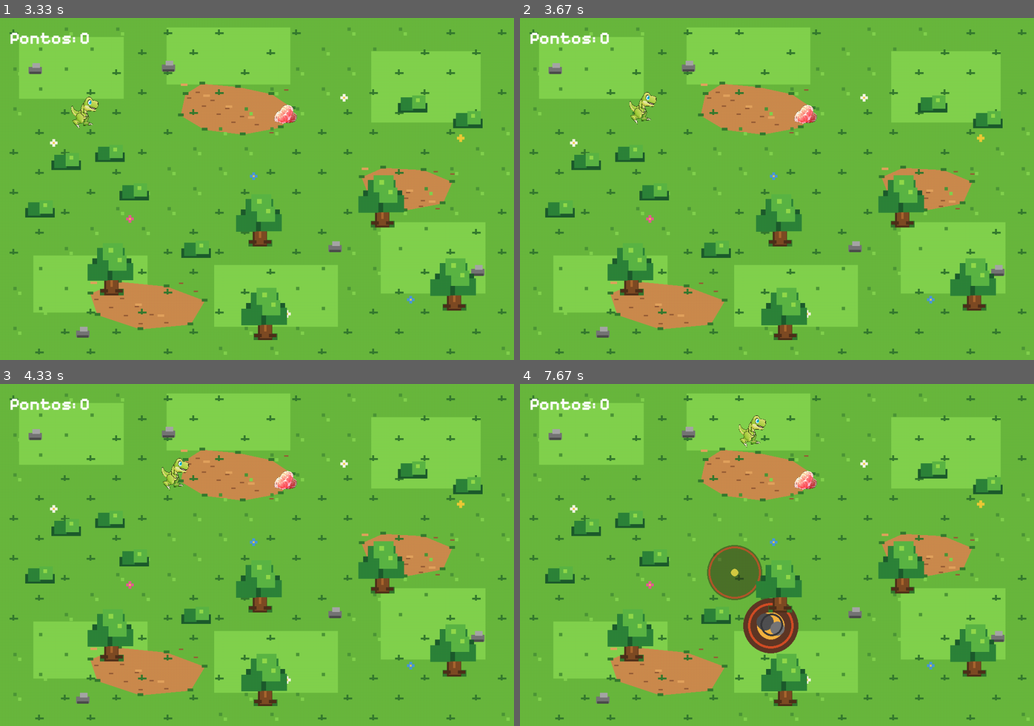
Above: before the commit, frames 1-4 (two rows, left to right).
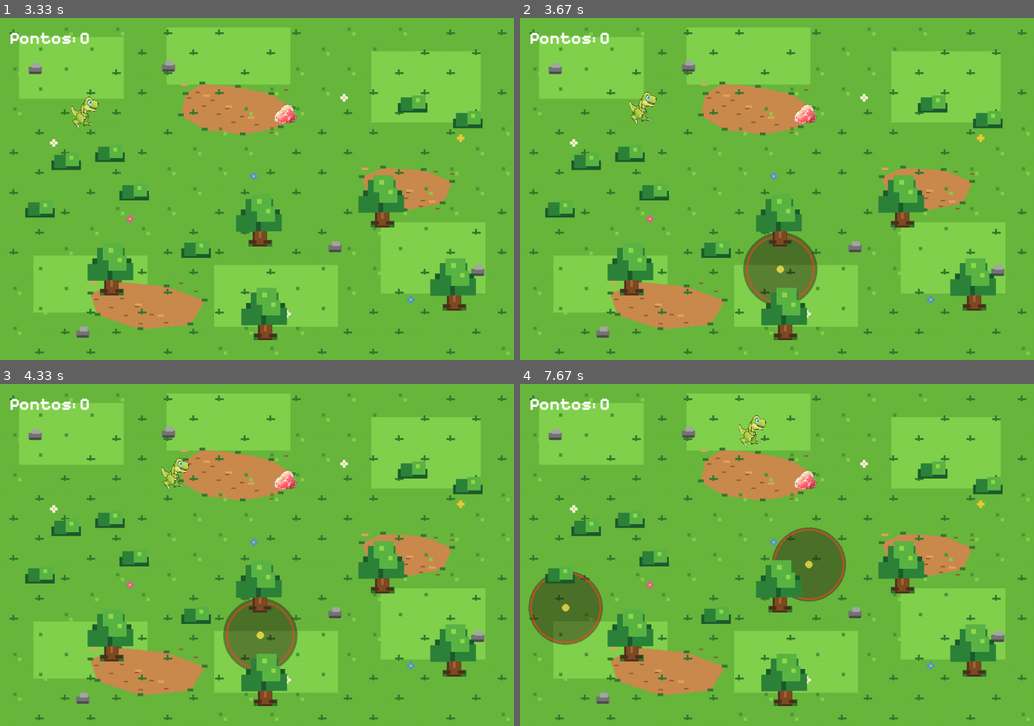
Above: after the commit, the same moments.

Repository: defreitassl/Trabalho_Pygame
Game: pygame game, started from main.py
Two runs of this game, one before a commit and one after it. Both use one fixed random seed, a clock stepped at 60 frames per second and the inputs below.
Inputs (mouse positions are in pixels of both pictures, inside the frame that each line leads up to):
- Up to frame 1 (3.33 s): click (257, 236) at 0.38 s; click (257, 305) at 0.72 s; click (257, 175) at 1.05 s; click (257, 175) at 1.38 s; hold A 1.67-2.2 s; move the mouse to (169, 267) at 1.7 s; hold S 2.23-2.53 s; hold A 2.57-2.97 s; hold W from 3 s (still down)
- Up to frame 2 (3.67 s): release W at 3.37 s; hold D from 3.4 s (still down)
- Up to frame 3 (4.33 s): release D at 4.03 s
- Up to frame 4 (7.67 s): move the mouse to (910, 428) at 4.97 s; click (910, 428) at 5.02 s; hold D 5.3-5.77 s; hold W 5.8-6.1 s; hold D 6.13-6.6 s; hold A 6.63-7.17 s

Frame 1 is identical in both runs. In frame 2, 2.1% of the frame differs, in the area x 43-58%, y 62-84%; in frame 3, 2.1%; in frame 4, 6.9%, in the area x 1-64%, y 42-79%.

Commit message:
Ajusta dificuldade progressiva dos meteoros

Diff:
--- a/src/jogo.py
+++ b/src/jogo.py
@@ -32,11 +32,15 @@
 FLOR_ROSA = (226, 93, 146)
 FLOR_AZUL = (74, 151, 219)
 
-METEORO_RAIO_DANO = 58
-METEORO_ALERTA_MS = 2200
+METEORO_RAIO_DANO = 78
+METEORO_ALERTA_MS = 1900
 METEORO_IMPACTO_MS = 450
-METEORO_INTERVALO_MIN_MS = 1600
-METEORO_INTERVALO_MAX_MS = 4200
+METEORO_INTERVALO_MIN_MS = 900
+METEORO_INTERVALO_MAX_MS = 2600
+METEORO_NIVEL_DIFICULDADE_MS = 15000
+METEORO_ALERTA_MIN_MS = 850
+METEORO_INTERVALO_MINIMO_MS = 350
+METEORO_INTERVALO_MAXIMO_MINIMO_MS = 950
 PONTOS_POR_SEGUNDO = 2
 
 
@@ -396,18 +400,43 @@
         dino_rect.bottom = ALTURA_TELA
 
 
-def sortear_proximo_meteoro(agora):
+def calcular_dificuldade_meteoros(tempo_decorrido_ms):
+    """Aumenta a dificuldade reduzindo intervalo e aviso com o tempo."""
+    nivel = tempo_decorrido_ms // METEORO_NIVEL_DIFICULDADE_MS
+
+    intervalo_min = max(
+        METEORO_INTERVALO_MINIMO_MS,
+        METEORO_INTERVALO_MIN_MS - nivel * 90,
+    )
+    intervalo_max = max(
+        METEORO_INTERVALO_MAXIMO_MINIMO_MS,
+        METEORO_INTERVALO_MAX_MS - nivel * 180,
+    )
+    tempo_alerta = max(
+        METEORO_ALERTA_MIN_MS,
+        METEORO_ALERTA_MS - nivel * 120,
+    )
+
+    return intervalo_min, intervalo_max, tempo_alerta
+
+
+def sortear_proximo_meteoro(agora, tempo_decorrido_ms):
     """Retorna o instante em que o proximo meteoro deve surgir."""
+    intervalo_min, intervalo_max, _ = calcular_dificuldade_meteoros(
+        tempo_decorrido_ms,
+    )
     intervalo = random.randint(
-        METEORO_INTERVALO_MIN_MS,
-        METEORO_INTERVALO_MAX_MS,
+        intervalo_min,
+        intervalo_max,
     )
 
     return agora + intervalo
 
 
-def criar_meteoro(agora):
+def criar_meteoro(agora, tempo_decorrido_ms):
     """Cria um meteoro com aviso antes do impacto."""
+    _, _, tempo_alerta = calcular_dificuldade_meteoros(tempo_decorrido_ms)
+
     return {
         "centro": (
             random.randint(METEORO_RAIO_DANO, LARGURA_TELA - METEORO_RAIO_DANO),
@@ -415,8 +444,8 @@
         ),
         "raio": METEORO_RAIO_DANO,
         "criado_em": agora,
-        "impacto_em": agora + METEORO_ALERTA_MS,
-        "finaliza_em": agora + METEORO_ALERTA_MS + METEORO_IMPACTO_MS,
+        "impacto_em": agora + tempo_alerta,
+        "finaliza_em": agora + tempo_alerta + METEORO_IMPACTO_MS,
         "causou_dano": False,
     }
 
@@ -628,7 +657,7 @@
     tempo_inicio = pygame.time.get_ticks()
     tempo_morte = None
     meteoros = []
-    proximo_meteoro = sortear_proximo_meteoro(tempo_inicio)
+    proximo_meteoro = sortear_proximo_meteoro(tempo_inicio, 0)
 
     if modo == "multiplayer":
         pontos2 = 0
@@ -637,14 +666,15 @@
 
     while True:
         agora = pygame.time.get_ticks()
+        tempo_decorrido = agora - tempo_inicio
 
         for event in pygame.event.get():
             if event.type == pygame.QUIT:
                 return "sair"
 
         if agora >= proximo_meteoro:
-            meteoros.append(criar_meteoro(agora))
-            proximo_meteoro = sortear_proximo_meteoro(agora)
+            meteoros.append(criar_meteoro(agora, tempo_decorrido))
+            proximo_meteoro = sortear_proximo_meteoro(agora, tempo_decorrido)
 
         teclas = pygame.key.get_pressed()
 
--- a/tests/test_logica.py
+++ b/tests/test_logica.py
@@ -1,7 +1,11 @@
 import pygame
 
 from src.funcoes import calcular_pontos, jogador_perdeu, limitar_valor
-from src.jogo import calcular_pontuacao_final, jogador_na_area_do_meteoro
+from src.jogo import (
+    calcular_dificuldade_meteoros,
+    calcular_pontuacao_final,
+    jogador_na_area_do_meteoro,
+)
 
 
 def test_calcular_pontos():
@@ -44,7 +48,7 @@
     dino_rect = pygame.Rect(100, 100, 100, 80)
     meteoro = {
         "centro": (150, 165),
-        "raio": 58,
+        "raio": 78,
     }
 
     assert jogador_na_area_do_meteoro(dino_rect, meteoro) is True
@@ -55,7 +59,28 @@
     dino_rect = pygame.Rect(100, 100, 100, 80)
     meteoro = {
         "centro": (400, 400),
-        "raio": 58,
+        "raio": 78,
     }
 
     assert jogador_na_area_do_meteoro(dino_rect, meteoro) is False
+
+
+def test_dificuldade_meteoros_aumenta_com_tempo():
+    """Deve reduzir intervalos e aviso conforme a partida avanca."""
+    inicio = calcular_dificuldade_meteoros(0)
+    avancado = calcular_dificuldade_meteoros(60000)
+
+    assert avancado[0] < inicio[0]
+    assert avancado[1] < inicio[1]
+    assert avancado[2] < inicio[2]
+
+
+def test_dificuldade_meteoros_respeita_limites_minimos():
+    """Nao deve reduzir a dificuldade abaixo dos limites definidos."""
+    intervalo_min, intervalo_max, tempo_alerta = calcular_dificuldade_meteoros(
+        600000,
+    )
+
+    assert intervalo_min == 350
+    assert intervalo_max == 950
+    assert tempo_alerta == 850
